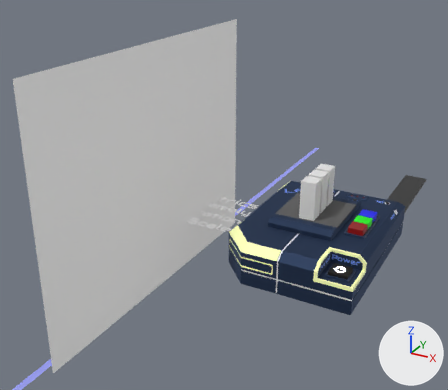
The glTF model presentation-client/public/models/eBridgeDemo_theThing.glb: old version first, new version second.
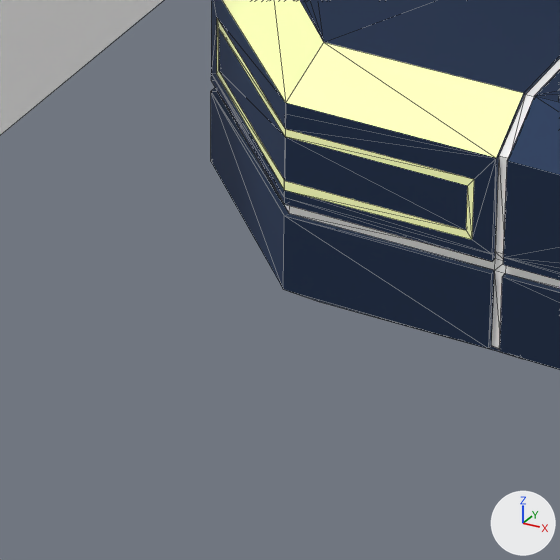
Each version is shown whole from a 50 mm camera at (4.35, -12.14, 7.08) aimed at (-1.99, -0.61, 1.31), then close up on the part from 43% to 64% of the width and 60% to 84% of the height. Arrows for +X, +Y and +Z are at lower right; the lights stay in place. The last two pictures show the newer version. The close-ups show mesh edges as thin lines. Where no turn or scale is listed for an object, it has been applied to the vertices.

Objects in the first close-up: 'bottomHiddenDrawer_A', 'liveMetrics_bg_panel', 'mainBody'.
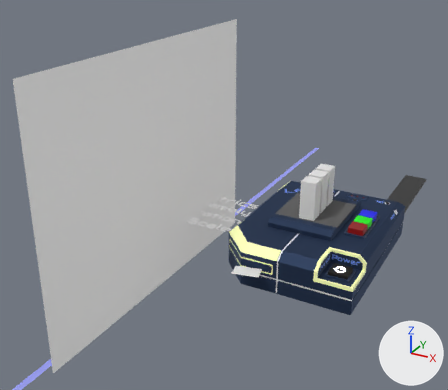
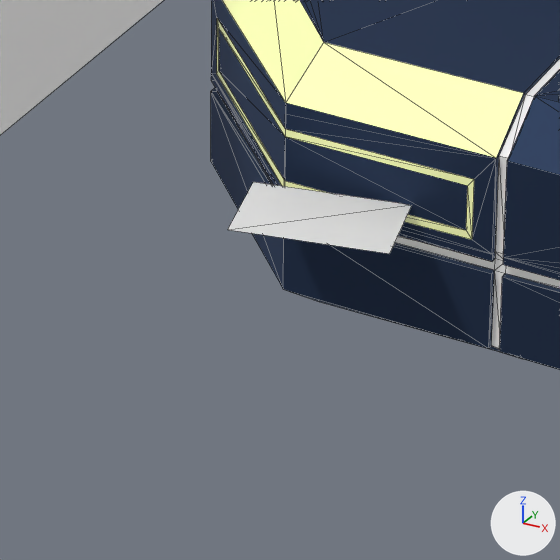
Location of each change, [x1, y1, x2, y2] in pixels of the close-ups (560 x 560 px):
'businessCard', added: after [228, 182, 411, 254]

What changed in the scene script:
```text
Add me_plane_001_1:
    me_plane_001_1.from_pydata([(-0.241, -0.228, 0.0), (0.315, -0.103, 0.0), (-0.315, 0.103, 0.0), (0.241, 0.228, 0.0)], [], [(0, 1, 3), (0, 3, 2)])
Add ob_businesscard:
    ob_businesscard = bpy.data.objects.new('businessCard', me_plane_001_1)
    ob_businesscard.location = (-0.576, -2.202, 0.511)
```
